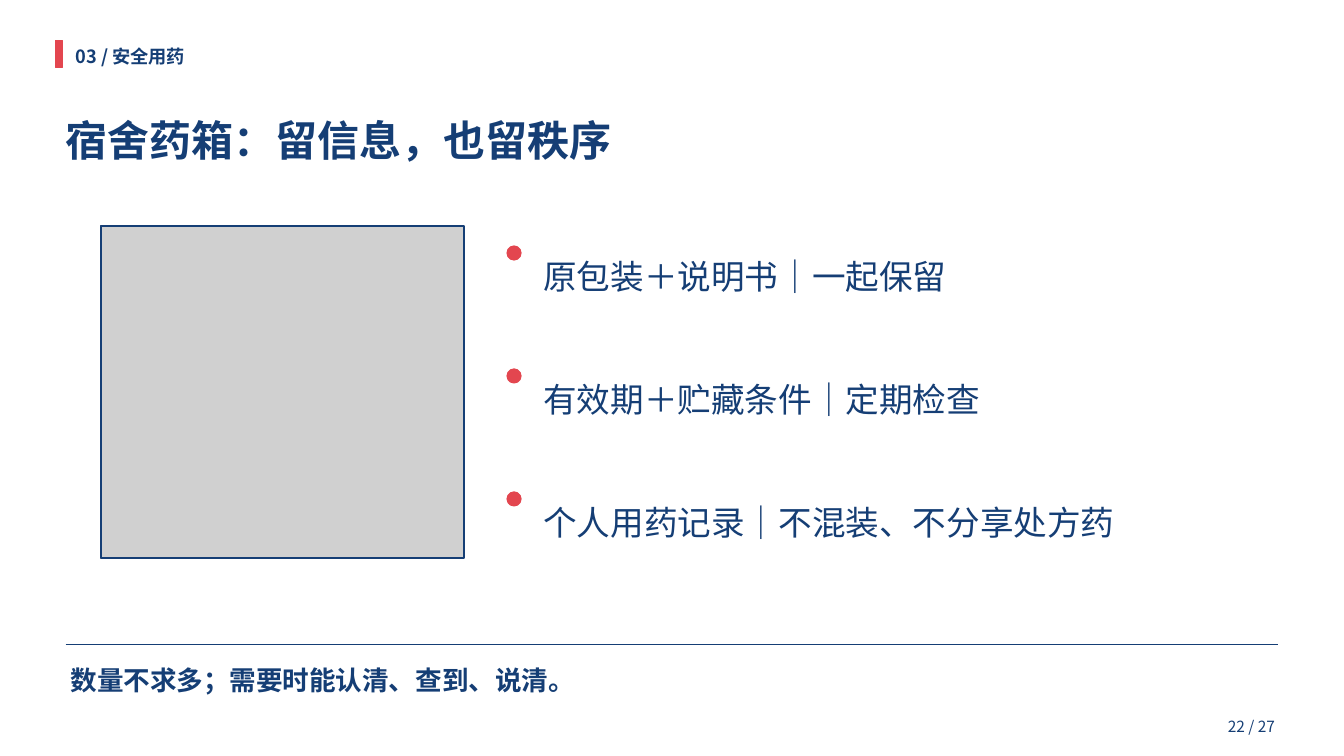
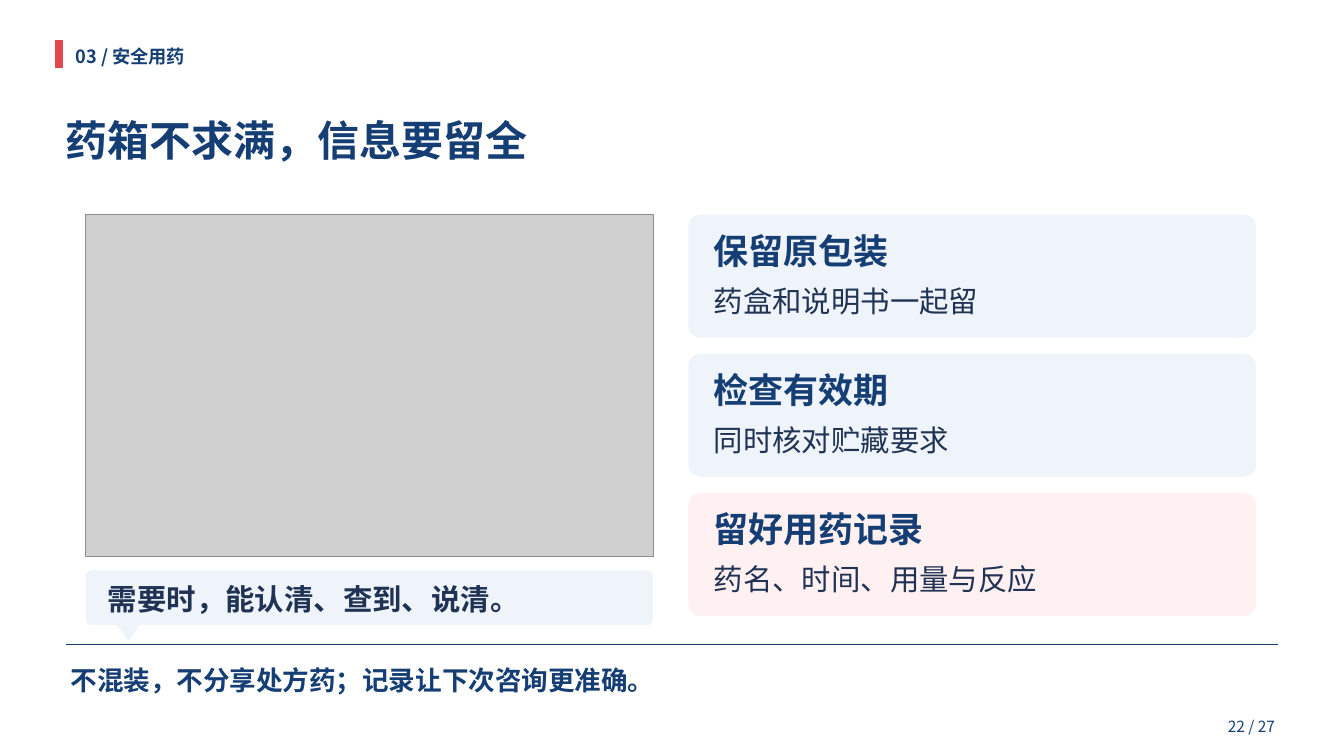
Before and after one commit to HOU-snowyfly/PPTbuilder, a slide deck: slide 22 of 交付文件/合理用药_双人35分钟.pptx. Drawn at 1344x756 pixels with LibreOffice and Linux fonts; fonts in the diff are those of the drawing; grey boxes stand for pictures. Boxes give left, top, right and bottom in pixels: in the first picture for what was removed or moved away, otherwise in the second. Text is boxed around its words. In the diff, an @@ line names an element or a change of style, - is before the commit and + after.

```diff
--- a/交付文件/合理用药_双人35分钟.pptx
+++ b/交付文件/合理用药_双人35分钟.pptx
@@ text at <box>66,120,528,162</box>: text changed @@
-宿舍药箱：留信息，也留秩序
+药箱不求满，信息要留全
@@ picture: place and size @@
-picture at <box>101,226,464,559</box>
+picture at <box>86,215,653,557</box>
@@ rectangle removed at <box>101,226,464,559</box> @@
@@ rounded rectangle added at <box>689,215,1256,338</box>, fill #EEF4FA @@
@@ text added at <box>714,234,889,267</box>, 25 pt, text #153E75, bold @@
+保留原包装
@@ ellipse removed at <box>507,246,521,260</box> @@
@@ text at <box>714,287,979,315</box>: text changed; size 24 to 21 pt; text colour #153E75 to #203354 @@
-原包装＋说明书｜一起保留
+药盒和说明书一起留
@@ rounded rectangle added at <box>689,354,1256,477</box>, fill #EEF4FA @@
@@ ellipse removed at <box>507,369,521,383</box> @@
@@ text at <box>714,373,889,406</box>: text changed; size 24 to 25 pt; bold on @@
-有效期＋贮藏条件｜定期检查
+检查有效期
@@ text added at <box>714,426,949,454</box>, 21 pt, text #203354 @@
+同时核对贮藏要求
@@ ellipse removed at <box>507,492,521,506</box> @@
@@ text removed at <box>543,505,1114,539</box> @@
-个人用药记录｜不混装、不分享处方药
@@ rounded rectangle added at <box>689,493,1256,616</box>, fill #FFF0F1 @@
@@ text added at <box>714,512,924,546</box>, 25 pt, text #153E75, bold @@
+留好用药记录
@@ text added at <box>714,565,1037,593</box>, 21 pt, text #203354 @@
+药名、时间、用量与反应
@@ rounded rectangle added at <box>86,571,653,625</box>, fill #EEF4FA @@
@@ text added at <box>108,585,520,614</box>, 21 pt, text #203354, bold @@
+需要时，能认清、查到、说清。
@@ triangle added at <box>116,623,141,641</box>, fill #EEF4FA @@
@@ text at <box>71,667,655,695</box>: text changed @@
-数量不求多；需要时能认清、查到、说清。
+不混装，不分享处方药；记录让下次咨询更准确。
```
Also in this commit, not shown: 12 other slides changed, 3 slides added, 4 slides removed, 1 other file.
